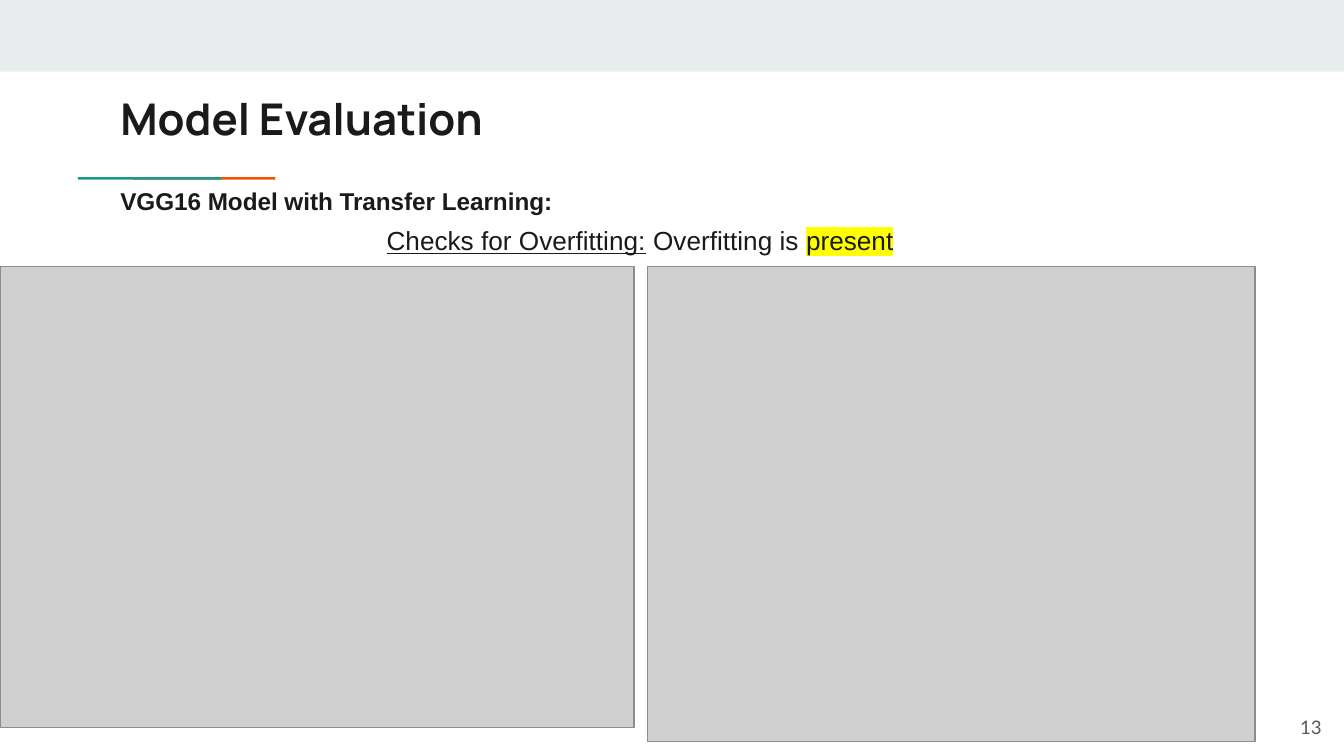
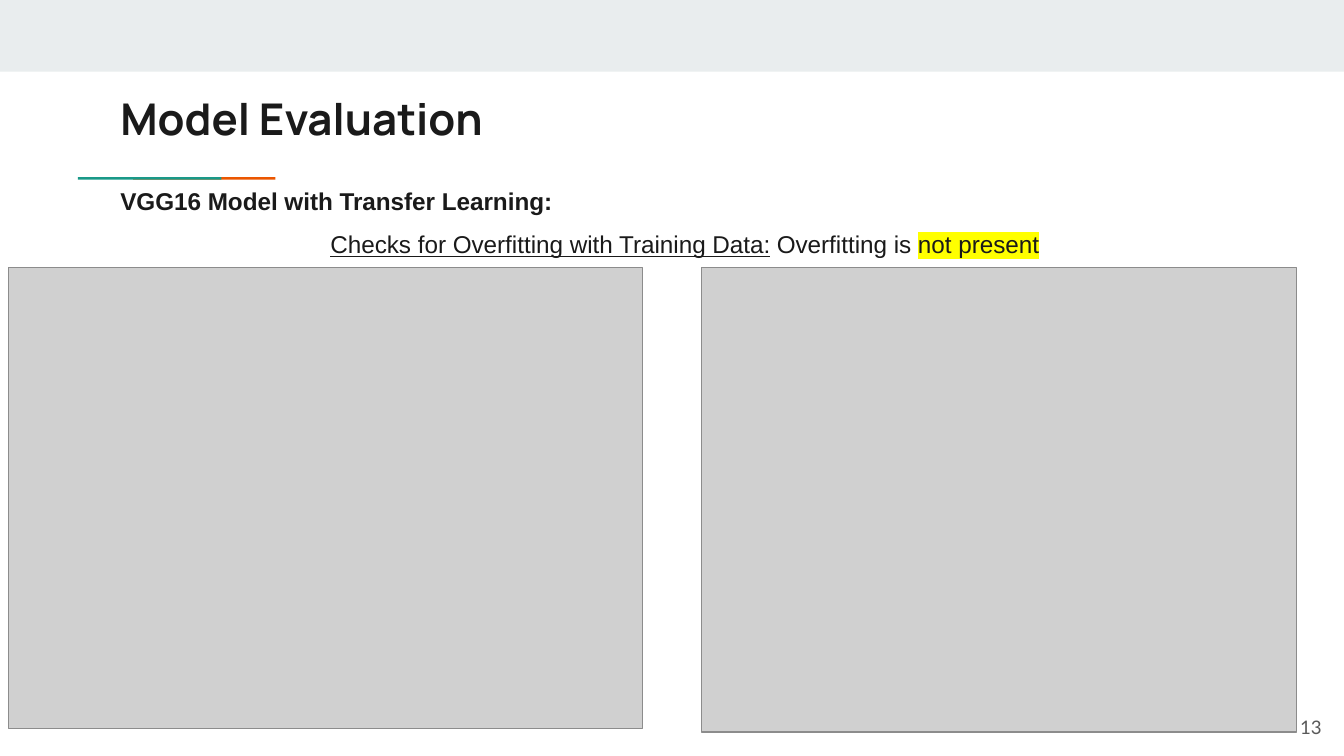
Before and after one commit to vamshig21/Machine-Learning-Predictive-Analytics-Project, a slide deck: slide 13 of Presentation_project_Image_Classification_vg.pptx. Drawn at 1344x756 pixels with LibreOffice and Linux fonts; fonts in the diff are those of the drawing; grey boxes stand for pictures. Boxes give left, top, right and bottom in pixels: in the first picture for what was removed or moved away, otherwise in the second. Text is boxed around its words. In the diff, an @@ line names an element or a change of style, - is before the commit and + after.

```diff
--- a/Presentation_project_Image_Classification_vg.pptx
+++ b/Presentation_project_Image_Classification_vg.pptx
@@ text at <box>330,235,1039,258</box>: text changed; size 14 to 12.9 pt @@
-Checks for Overfitting: Overfitting is present
+Checks for Overfitting with Training Data: Overfitting is not present
@@ picture: place and size @@
-picture at <box>0,266,634,727</box>
+picture at <box>8,267,642,728</box>
@@ picture: place and size @@
-picture at <box>648,266,1255,741</box>
+picture at <box>702,267,1297,732</box>
```
Also in this commit, not shown: 11 other slides changed.
